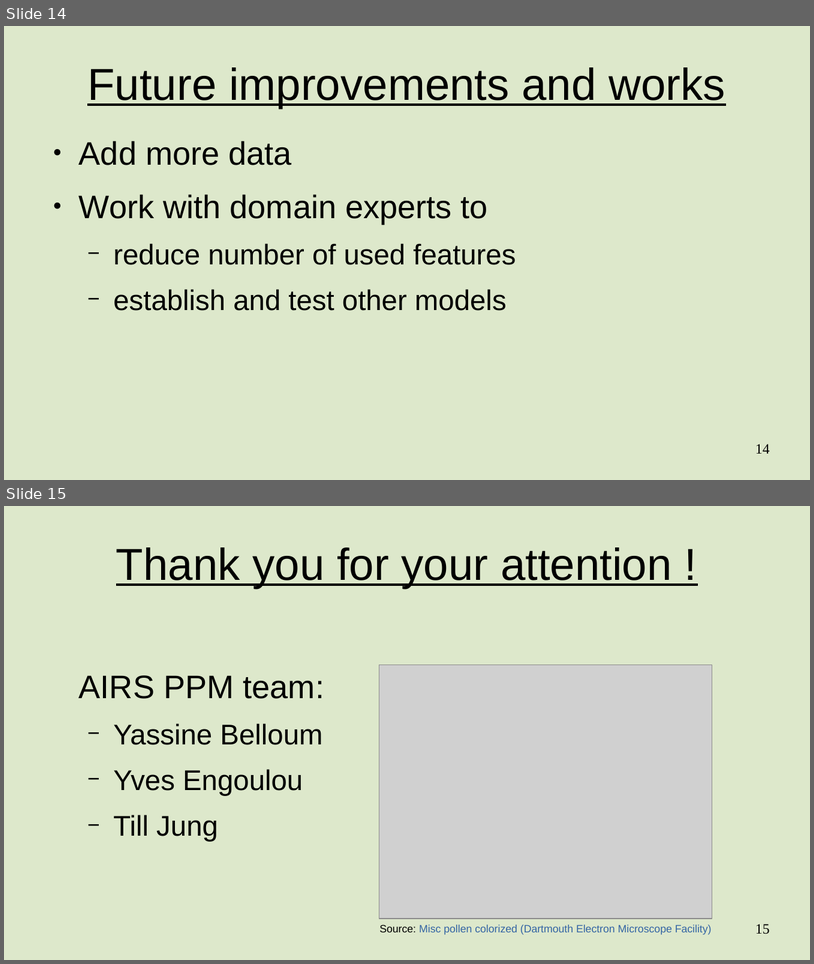
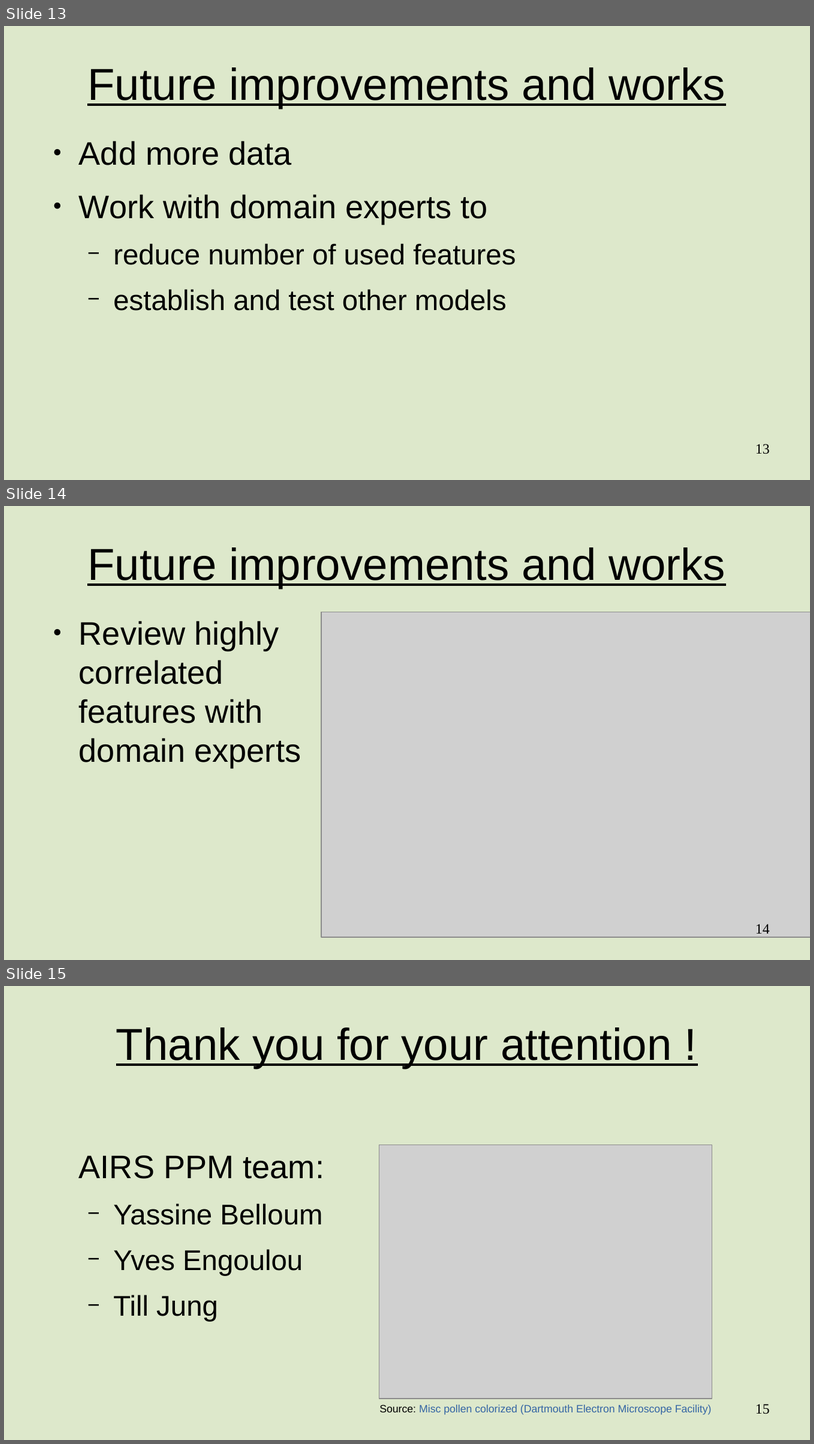
Before and after one commit to YvesL-Web/Air_Polution_Analysis, a slide deck: presentation/241127_00-first_plain_draft.odp. Shown one above the other, each under a label of ours: slides 14 and 15 before the commit, slides 13, 14 and 15 after it. The pictures are 814x964 and 814x1444 pixels, drawn with LibreOffice and Linux fonts; fonts in the diff are those of the drawing; grey boxes stand for pictures. Boxes give left, top, right and bottom in pixels: in the first picture for what was removed or moved away, otherwise in the second. Text is boxed around its words. In the diff, an @@ line names an element or a change of style, - is before the commit and + after.

```diff
--- a/presentation/241127_00-first_plain_draft.odp
+++ b/presentation/241127_00-first_plain_draft.odp
@@ slide 14 added at [4, 506, 810, 960], background #DDE8CB @@
@@ title added at [87, 547, 725, 588], 44 pt, text #000000, underline @@
+Future improvements and works
@@ picture added at [321, 612, 810, 937] @@
@@ text added at [79, 621, 301, 767], 32 pt, text #000000 @@
+● Review highly
+  correlated
+  features with
+  domain experts
@@ page number added at [756, 924, 770, 933], 14 pt, text #000000 @@
+14
@@ what was slide 14 is now slide 13 @@
@@ page number at [756, 444, 770, 454]: text changed @@
-14
+13
```
Also in this commit, not shown: 3 slides changed, 1 other slide added, 1 slide removed, 2 other files.
